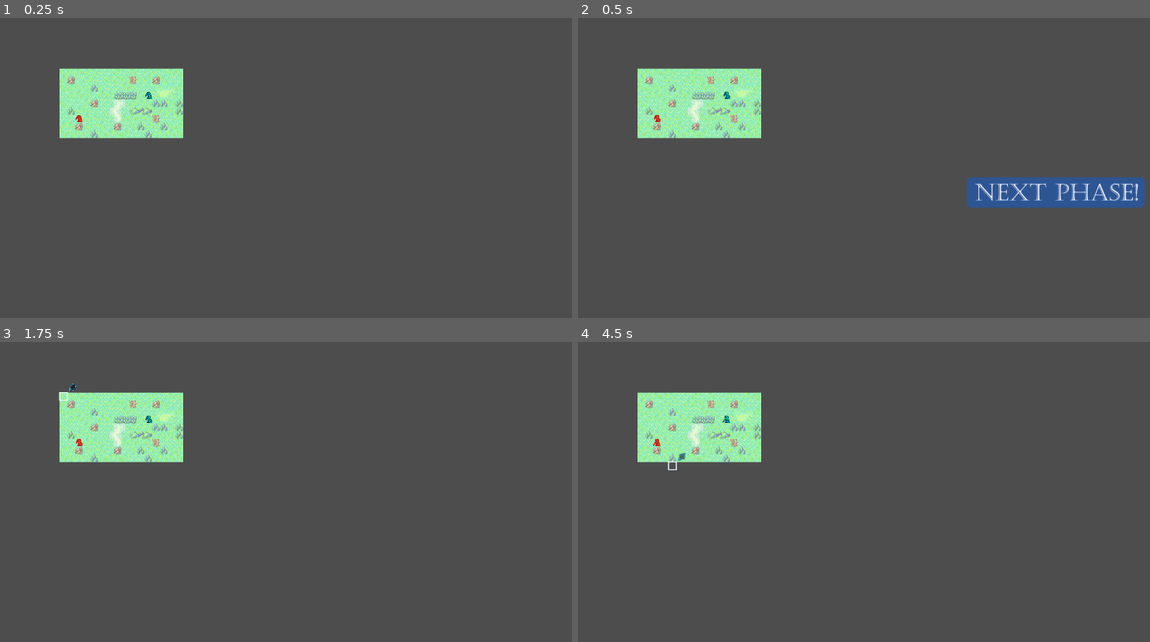
Above: before the commit, frames 1-4 (two rows, left to right).
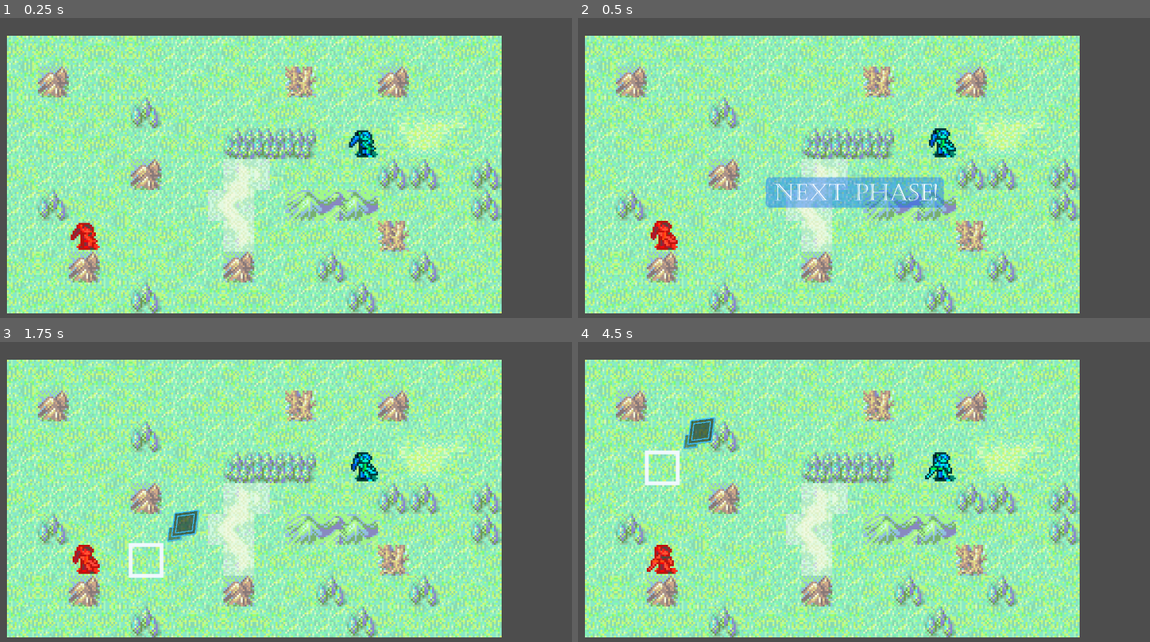
Above: after the commit, the same moments.

Repository: mojius/FarmStrategy
Game: Godot game, scene res://Main.tscn
Same seed, same stepped clock (60 frames per second), same inputs: the game is played once before the commit and once after it.
Inputs (mouse positions are in pixels of both pictures, inside the frame that each line leads up to):
- Up to frame 1 (0.25 s): no input
- Up to frame 2 (0.5 s): no input
- Up to frame 3 (1.75 s): move the mouse to (411, 498) at 0.52 s; press the mouse at (411, 498) at 0.53 s; hold Right (ui_right) 0.53-1.28 s; tap Space (ui_accept) at 0.77, 1.52 s; move the mouse to (154, 534) at 1.27 s; release the mouse at (154, 534) at 1.28 s; hold Down (ui_down) from 1.28 s (still down); click (154, 534) at 1.35 s
- Up to frame 4 (4.5 s): move the mouse to (915, 438) at 2.02 s; release Down (ui_down) at 2.03 s; press the mouse at (915, 438) at 2.03 s; hold Right (ui_right) 2.03-2.78 s; tap Enter at 2.75 s; move the mouse to (823, 585) at 2.77 s; release the mouse at (823, 585) at 2.78 s; hold Up (ui_up) 2.78-3.53 s; click (823, 585) at 2.85 s; tap Space (ui_accept) at 3.02, 3.77 s; move the mouse to (1041, 567) at 3.52 s; press the mouse at (1041, 567) at 3.53 s; hold Left (ui_left) from 3.53 s (still down); move the mouse to (669, 462) at 4.27 s; release the mouse at (669, 462) at 4.28 s; click (669, 462) at 4.35 s

The runs differ from the first frame. In frame 1, 78% of the frame differs, in the area x 1-88%, y 5-99%; in frame 2, 80%, in the area x 1-100%, y 5-99%; in frame 3, 78%; in frame 4, 79%.

Commit message:
Zoom issues fixed

Diff:
--- a/GameBoard/Cursor/Cursor.gd
+++ b/GameBoard/Cursor/Cursor.gd
@@ -65,8 +65,7 @@
 	if not _enabled: return
 	# If the user moves the mouse, we capture that input and update the node's cell in priority.
 	if event is InputEventMouseMotion:
-		self.cell = grid.calculate_grid_coordinates(event.position + %Camera.offset)
-		print("Cell: ", self.cell, "Mouse position: ", event.position, "+ Camera offset: ", event.position + %Camera.offset)
+		self.cell = grid.calculate_grid_coordinates((event.position / %Camera.zoom) + %Camera.offset)
 	# If we are already hovering the cell and click on it, or we press the enter key, the player
 	# wants to interact with that cell.
 	elif event.is_action_pressed("click") or event.is_action_pressed("ui_accept"):
--- a/Juice/Phase.gd
+++ b/Juice/Phase.gd
@@ -4,7 +4,7 @@
 
 signal done
 
-const TIME_TAKEN = 1
+@export var TIME_TAKEN: float = 1
 
 func _ready():
 	position.x = get_viewport().size.x + sprite.texture.get_width()
--- a/Juice/Phase.tscn
+++ b/Juice/Phase.tscn
@@ -5,6 +5,7 @@
 
 [node name="Phase" type="Node2D"]
 script = ExtResource("1_ww368")
+TIME_TAKEN = 0.2
 
 [node name="Sprite2D" type="Sprite2D" parent="."]
 texture = ExtResource("2_yggmp")
--- a/Main.tscn
+++ b/Main.tscn
@@ -74,8 +74,9 @@
 
 [node name="Camera" type="Camera2D" parent="."]
 unique_name_in_owner = true
-offset = Vector2(-189.02, -104.57)
+offset = Vector2(-20.03, -9.31)
 anchor_mode = 0
+zoom = Vector2(4, 4)
 
 [connection signal="cursor_enable" from="GameBoard" to="GameBoard/Cursor" method="_on_game_board_cursor_enable"]
 [connection signal="accept_pressed" from="GameBoard/Cursor" to="GameBoard" method="_on_cursor_accept_pressed"]
--- a/UI/FakeCursor.tscn
+++ b/UI/FakeCursor.tscn
@@ -5,6 +5,7 @@
 [node name="FakeCursor" type="Node2D"]
 
 [node name="CursorArrow" type="Sprite2D" parent="."]
-position = Vector2(62, -54)
+position = Vector2(16.3, -20)
 rotation = -0.785398
+scale = Vector2(0.2, 0.2)
 texture = ExtResource("3_povlm")
--- a/UI/HighlightInfoUI.tscn
+++ b/UI/HighlightInfoUI.tscn
@@ -1,8 +1,7 @@
-[gd_scene load_steps=4 format=3 uid="uid://cfemajau2fdnq"]
+[gd_scene load_steps=3 format=3 uid="uid://cfemajau2fdnq"]
 
 [ext_resource type="Theme" uid="uid://f3cwprpras7p" path="res://UI/theme.tres" id="1_m0elq"]
 [ext_resource type="Script" path="res://UI/HighlightInfoUI.gd" id="1_v6spp"]
-[ext_resource type="Texture2D" uid="uid://bncyyswwdl0lc" path="res://Units/bugcat.png" id="2_pa7cd"]
 
 [node name="HighlightInfoUI" type="MarginContainer"]
 offset_right = 350.0
@@ -58,7 +57,6 @@
 unique_name_in_owner = true
 custom_minimum_size = Vector2(0, 83.35)
 layout_mode = 2
-texture = ExtResource("2_pa7cd")
 expand_mode = 3
 stretch_mode = 4
 
Not shown: 3 places in Main.tscn that only renumber resources
